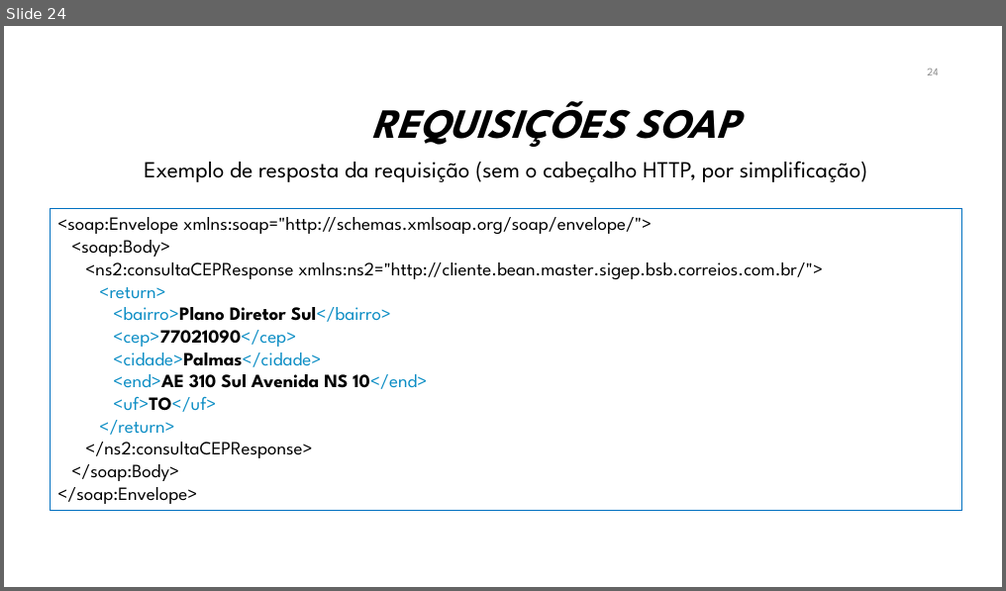
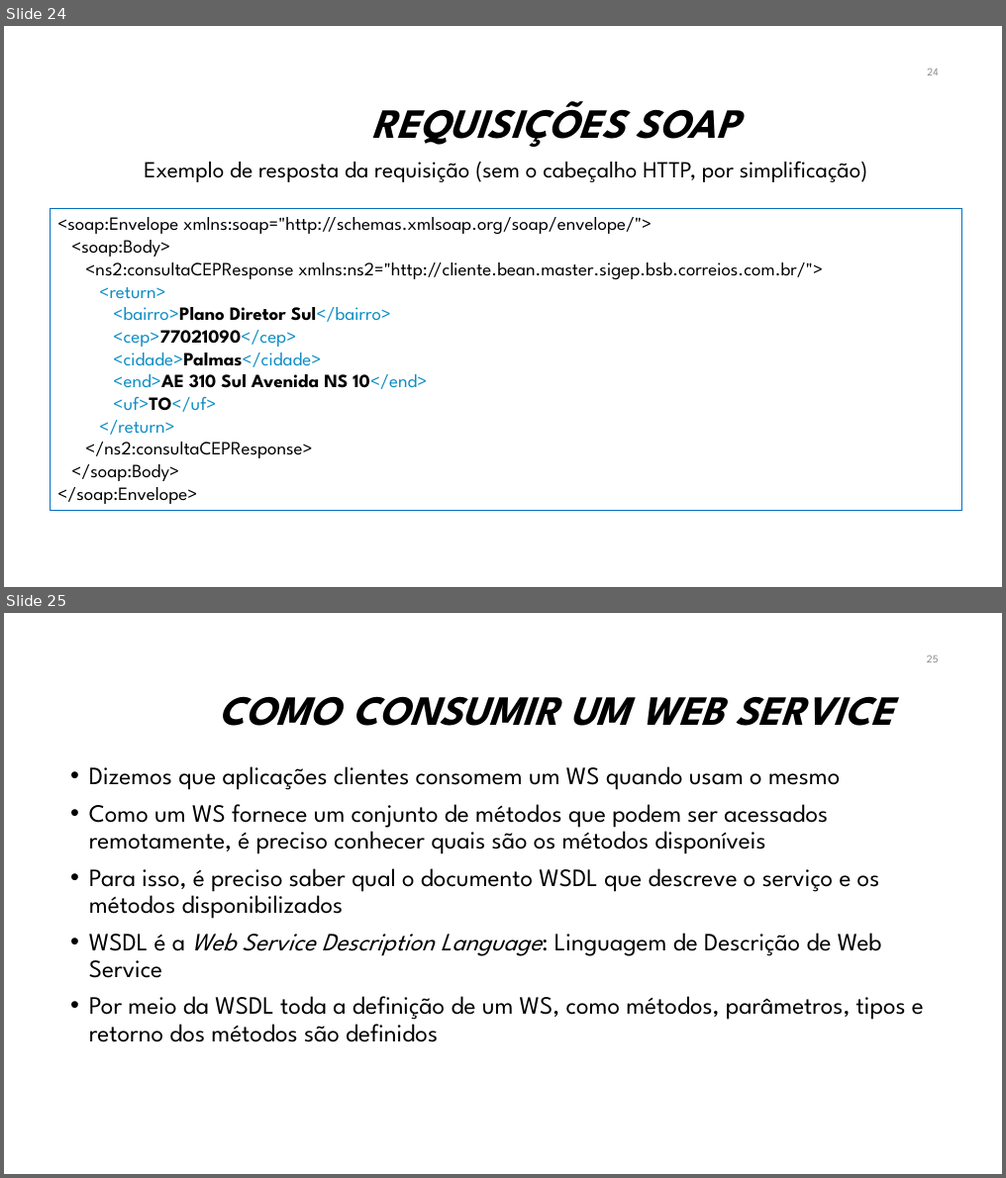
Before and after one commit to manoelcampos/sistemas-distribuidos, a slide deck: projects/08-webservices/webservices.pptx. Shown one above the other, each under a label of ours: slide 24 before the commit, slides 24 and 25 after it. The pictures are 1006x591 and 1006x1178 pixels, drawn with LibreOffice and Linux fonts; fonts in the diff are those of the drawing; background and template pictures are left out. Boxes give left, top, right and bottom in pixels: in the first picture for what was removed or moved away, otherwise in the second. Text is boxed around its words. In the diff, an @@ line names an element or a change of style, - is before the commit and + after.

```diff
--- a/projects/08-webservices/webservices.pptx
+++ b/projects/08-webservices/webservices.pptx
@@ slide 25 added at box(4, 613, 1002, 1174), background #FFFFFF @@
@@ page number added at box(927, 655, 939, 663), 10.5 pt, text #8C8C8C @@
+25
@@ title added at box(218, 696, 893, 726), 40 pt, text #000000, bold, italic @@
+COMO CONSUMIR UM WEB SERVICE
@@ text added at box(89, 766, 924, 1043), 24 pt, text #000000 @@
+• Dizemos que aplicações clientes consomem um WS quando usam o mesmo
+• Como um WS fornece um conjunto de métodos que podem ser acessados remotamente, é preciso conhecer quais são os métodos disponíveis
+• Para isso, é preciso saber qual o documento WSDL que descreve o serviço e os métodos disponibilizados
+• WSDL é a Web Service Description Language: Linguagem de Descrição de Web Service
+• Por meio da WSDL toda a definição de um WS, como métodos, parâmetros, tipos e retorno dos métodos são definidos
```
Also in this commit, not shown: 3 slides changed, 3 other slides added, 5 other files.
